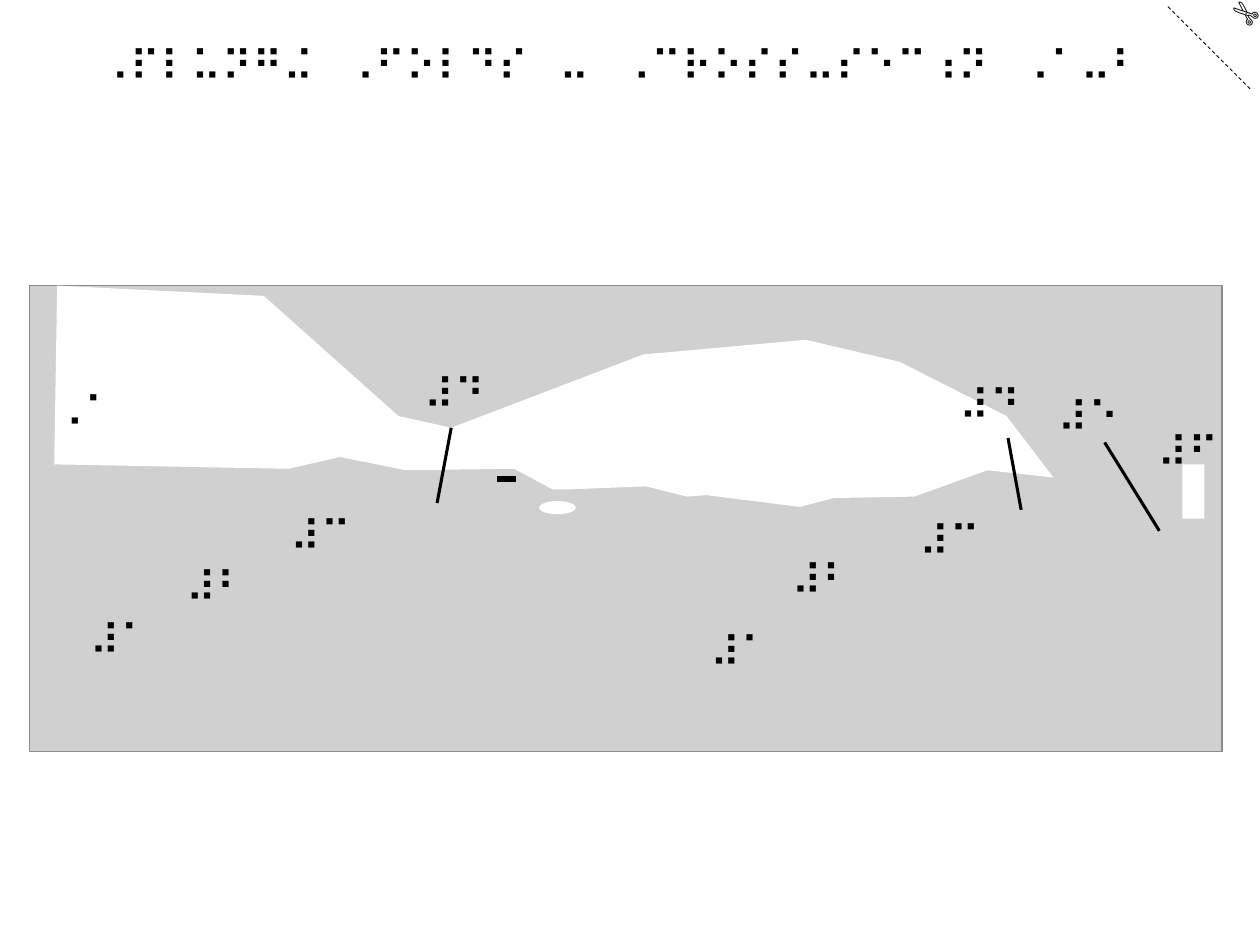
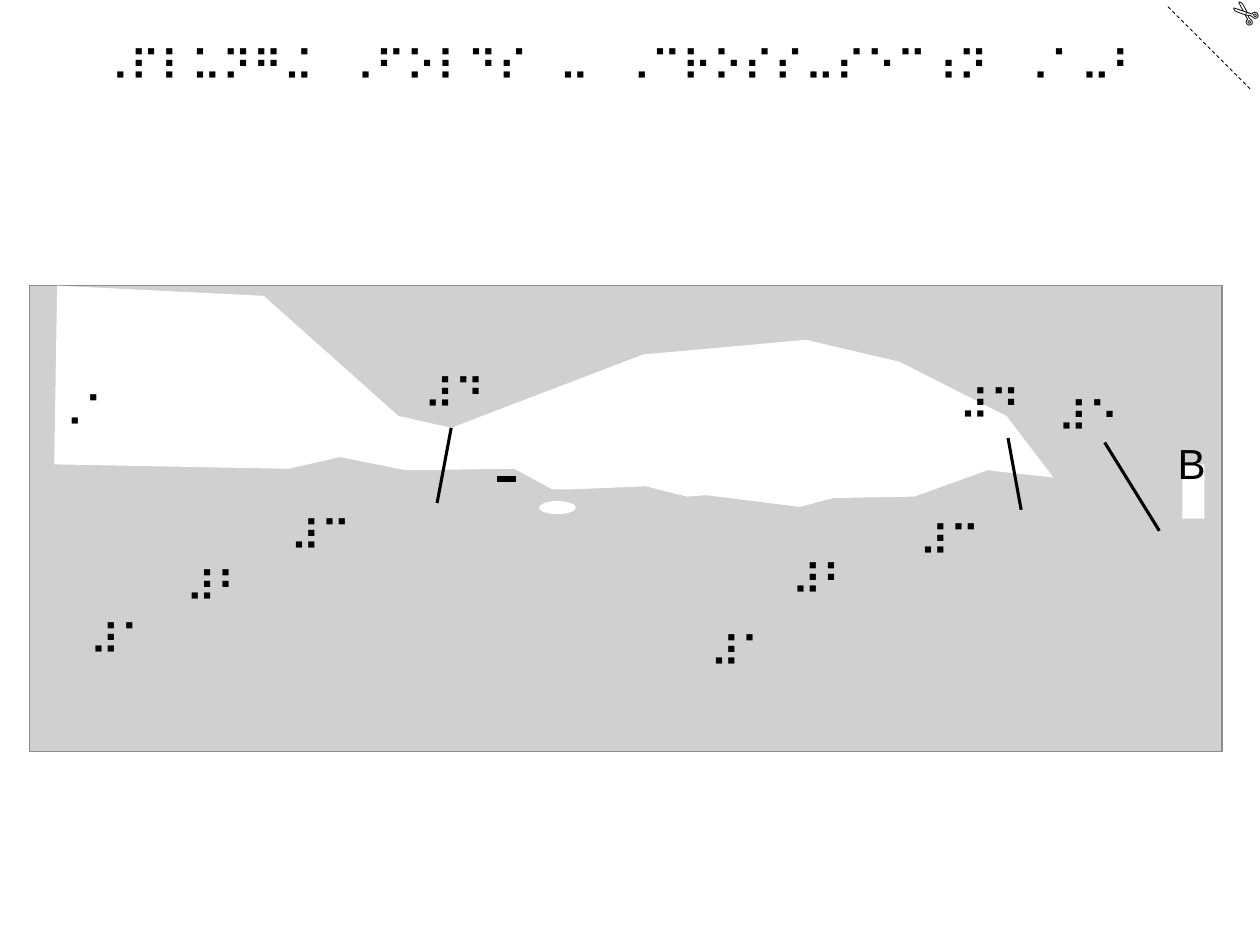
Before and after one commit to the-iagd/geological_tactile_image_repository, a slide deck: slide 2 of assets/tactile_image_files/0047-plunging_folds_cross-section/0047-plunging_folds_cross-section.pptx. Drawn at 1260x945 pixels with LibreOffice and Linux fonts; fonts in the diff are those of the drawing; grey boxes stand for pictures. Boxes give left, top, right and bottom in pixels: in the first picture for what was removed or moved away, otherwise in the second. Text is boxed around its words. In the diff, an @@ line names an element or a change of style, - is before the commit and + after.

```diff
--- a/assets/tactile_image_files/0047-plunging_folds_cross-section/0047-plunging_folds_cross-section.pptx
+++ b/assets/tactile_image_files/0047-plunging_folds_cross-section/0047-plunging_folds_cross-section.pptx
@@ text at [1178, 450, 1206, 487]: text changed @@
-⠼⠋
+B
```
Also in this commit, not shown: 9 other files.
